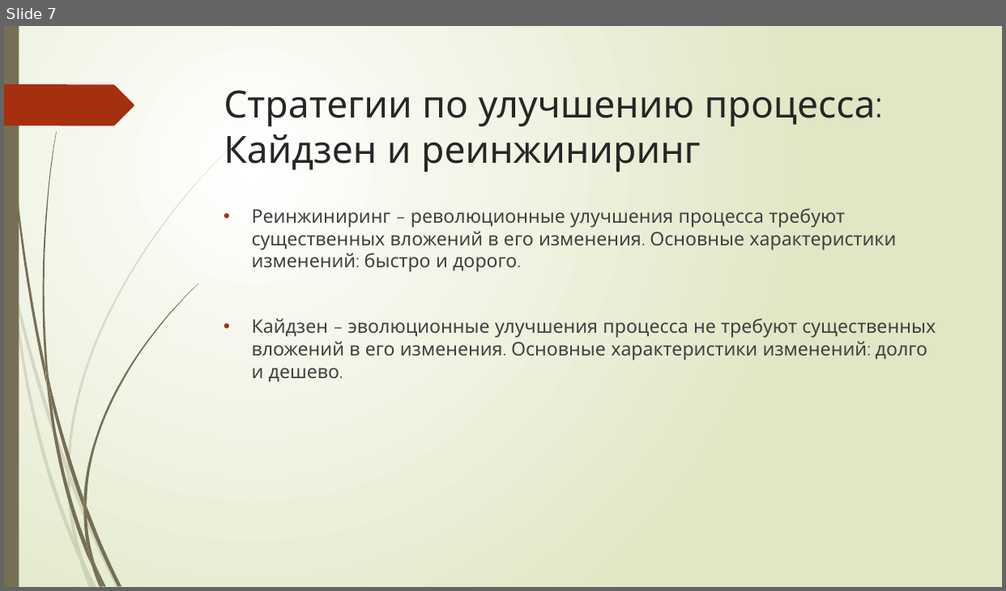
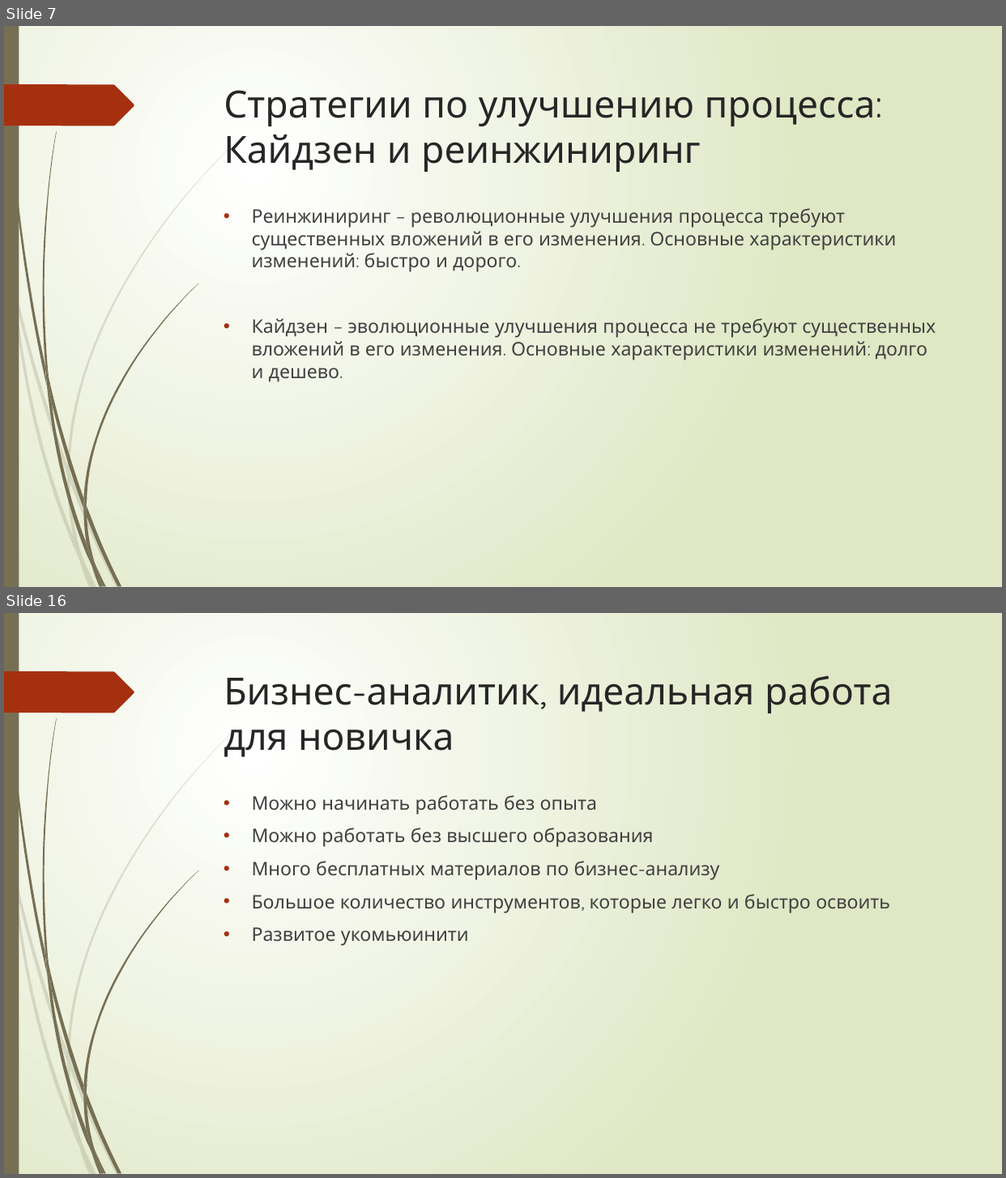
Before and after one commit to Vadilandus/Antonyuk-Vadim-Algoritm, a slide deck: Скиллбокс.pptx. Shown one above the other, each under a label of ours: slide 7 before the commit, slides 7 and 16 after it; the slides between them are not shown. The pictures are 1006x591 and 1006x1178 pixels, drawn with LibreOffice and Linux fonts; fonts in the diff are those of the drawing. Boxes give left, top, right and bottom in pixels: in the first picture for what was removed or moved away, otherwise in the second. Text is boxed around its words. In the diff, an @@ line names an element or a change of style, - is before the commit and + after.

```diff
--- a/Скиллбокс.pptx
+++ b/Скиллбокс.pptx
@@ slide 16 added at (4, 613, 1002, 1174), background gradient #FFFFFF to #DFE8C4; not listed: 24 template elements that a slide beside it also shows @@
@@ title added at (224, 676, 892, 757), 36 pt, text #262626 @@
+Бизнес-аналитик, идеальная работа для новичка
@@ text added at (252, 795, 890, 946), 18 pt, text #404040 @@
+• Можно начинать работать без опыта
+• Можно работать без высшего образования
+• Много бесплатных материалов по бизнес-анализу
+• Большое количество инструментов, которые легко и быстро освоить
+• Развитое укомьюинити
```
Also in this commit, not shown: 13 other slides added.
